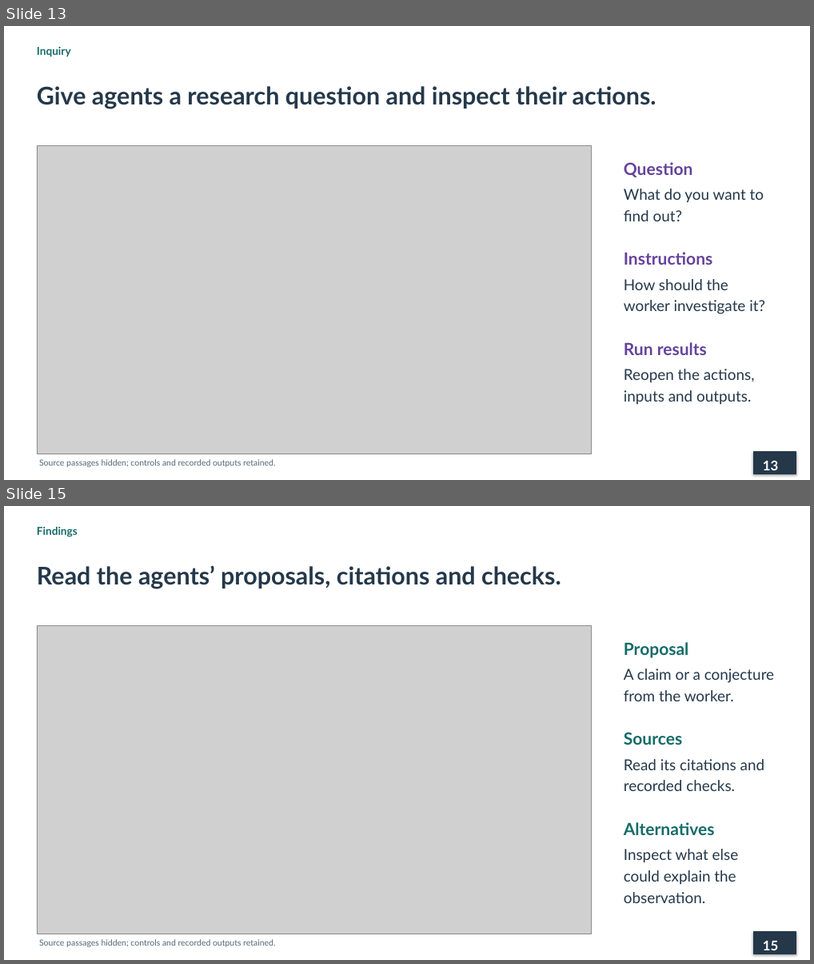
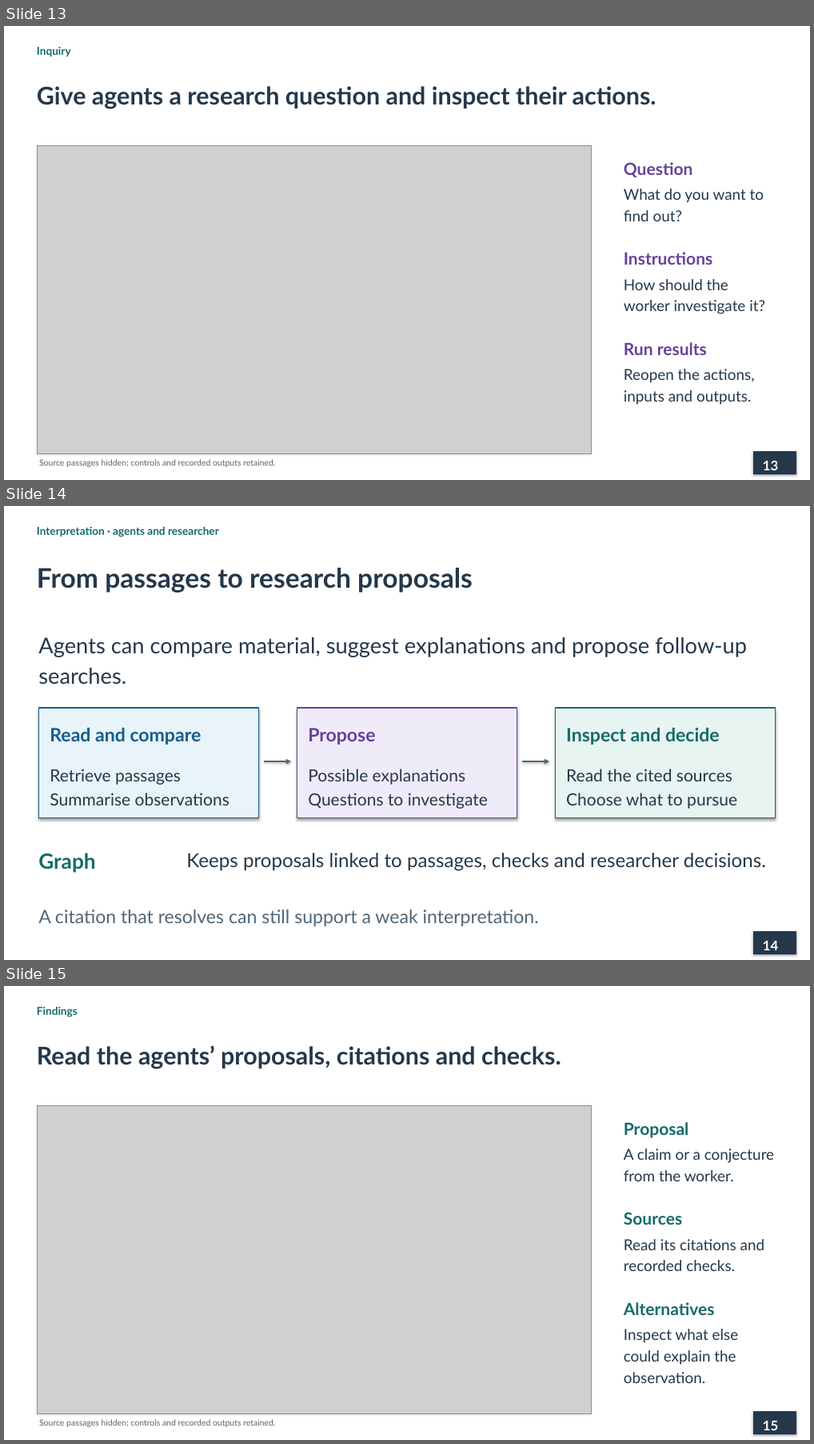
Before and after one commit to lopentu/cohort, a slide deck: docs/presentation/cohort-pnc-2026.pptx. Shown one above the other, each under a label of ours: slides 13 and 15 before the commit, slides 13, 14 and 15 after it; the slides between them are not shown. The pictures are 814x964 and 814x1444 pixels, drawn with LibreOffice and Linux fonts; fonts in the diff are those of the drawing; grey boxes stand for pictures. Boxes give left, top, right and bottom in pixels: in the first picture for what was removed or moved away, otherwise in the second. Text is boxed around its words. In the diff, an @@ line names an element or a change of style, - is before the commit and + after.

Commit message:
Explain agent proposals, research follow-ups and grounding limits

```diff
--- a/docs/presentation/cohort-pnc-2026.pptx
+++ b/docs/presentation/cohort-pnc-2026.pptx
@@ slide 14 added at [4,506,810,960], background #FFFFFF @@
@@ text added at [37,527,219,537], 13 pt, text #146C68, bold @@
+Interpretation · agents and researcher
@@ text added at [37,568,473,592], 32 pt, text #24384A, bold @@
+From passages to research proposals
@@ text added at [38,637,747,684], 26 pt, text #24384A @@
+Agents can compare material, suggest explanations and propose follow-up searches.
@@ rectangle added at [38,708,259,817], fill #E8F3FA, outline #155F88 1 pt @@
@@ rectangle added at [297,708,518,817], fill #F0EBF8, outline #65439A 1 pt @@
@@ rectangle added at [555,708,776,817], fill #E8F4F1, outline #146C68 1 pt @@
@@ text added at [50,728,202,744], 22 pt, text #155F88, bold @@
+Read and compare
@@ text added at [308,728,375,744], 22 pt, text #65439A, bold @@
+Propose
@@ text added at [566,728,720,744], 22 pt, text #146C68, bold @@
+Inspect and decide
@@ text added at [50,768,230,805], 20 pt, text #24384A @@
+Retrieve passages
+Summarise observations
@@ arrow added from (264, 761) to (291, 761), #526778 1.5 pt @@
@@ text added at [308,768,488,808], 20 pt, text #24384A @@
+Possible explanations
+Questions to investigate
@@ arrow added from (522, 761) to (550, 761), #526778 1.5 pt @@
@@ text added at [566,768,738,808], 20 pt, text #24384A @@
+Read the cited sources
+Choose what to pursue
@@ text added at [38,852,95,872], 25 pt, text #146C68, bold @@
+Graph
@@ text added at [186,852,766,871], 23 pt, text #24384A @@
+Keeps proposals linked to passages, checks and researcher decisions.
@@ text added at [38,909,539,926], 22 pt, text #526778 @@
+A citation that resolves can still support a weak interpretation.
@@ rectangle added at [754,932,797,953], fill #24384A, outline #24384A 1 pt @@
@@ text added at [763,940,778,950], 16 pt, text #FFFFFF, bold @@
+14
```
Also in this commit, not shown: 1 slide removed, 4 other files.
